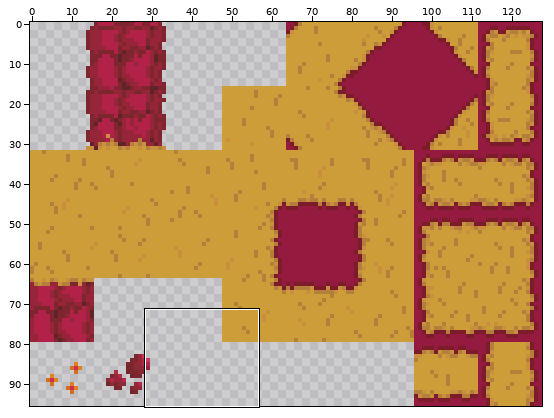
One commit to this sprite sheet: graphics/map/tileset1.png. The first picture is a wide view before the edit; the outline marks the close-up.
Close-up. Old version:
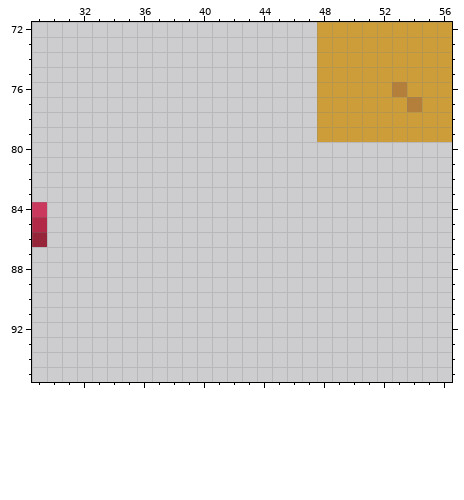
The file is 128x96 pixels. Shown: x 29..56, y 72..95.
Once edited:
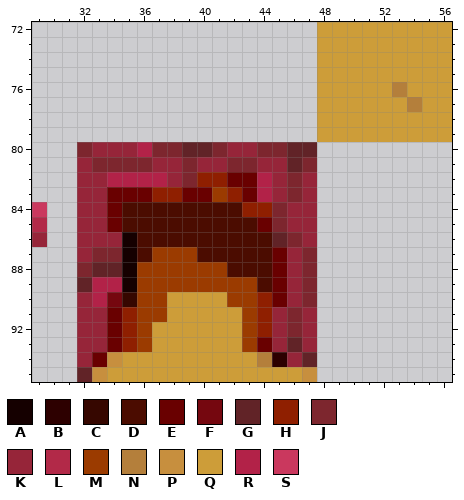
Palette (. is transparent): A #150000  B #2d0000  C #360700  D #4b0c00  E #690000  F #75070f  G #612327  H #8f1f00  J #7d262e  K #962539  L #b22948  M #9b3b00  N #b47f3b  P #c78f3e  Q #cd9d39  R #b22248  S #ca385e
Diff:
@@ x 29..56 @@
 79 ...................QQQQQQQQQ
-80 ............................
-81 ............................
-82 ............................
-83 ............................
-84 S...........................
-85 L...........................
-86 K...........................
-87 ............................
-88 ............................
-89 ............................
-90 ............................
-91 ............................
-92 ............................
-93 ............................
-94 ............................
-95 ............................
+80 ...JKKKRJJGGJKKJJGG.........
+81 ...KJJJJKKJKKJJKKGJ.........
+82 ...KKRRRRKJHHEERKJK.........
+83 ...KKEEEHHEEMHERKJK.........
+84 S..KKEDDDDDDDDHHJKK.........
+85 L..KKEDDDDDDDDDEJKK.........
+86 K..KKKADDDDDDDDDGJK.........
+87 ...KJJADMMMDDDDDEKJ.........
+88 ...JGGAMMMMMMDDDEKJ.........
+89 ...GRRAMMMMMMMMDEKJ.........
+90 ...KRFCMMQQQQMMHEKJ.........
+91 ...KKEHMMQQQQQMHKJK.........
+92 ...KKEHMQQQQQQMHKJK.........
+93 ...KKEHMQQQQQQMEKGK.........
+94 ...KEPQQQQQQQQQNBKG.........
+95 ...GPQQQQQQQQQQQQQP.........
